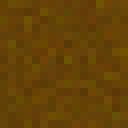
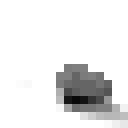
Comparing the layer stacks of the two (128, 128) images. Changes:
added layer "stone copy" above "stone" over [16, 80, 128, 128]
showed "stone" over [56, 64, 112, 112]
hid "Background" over [0, 0, 128, 128]
